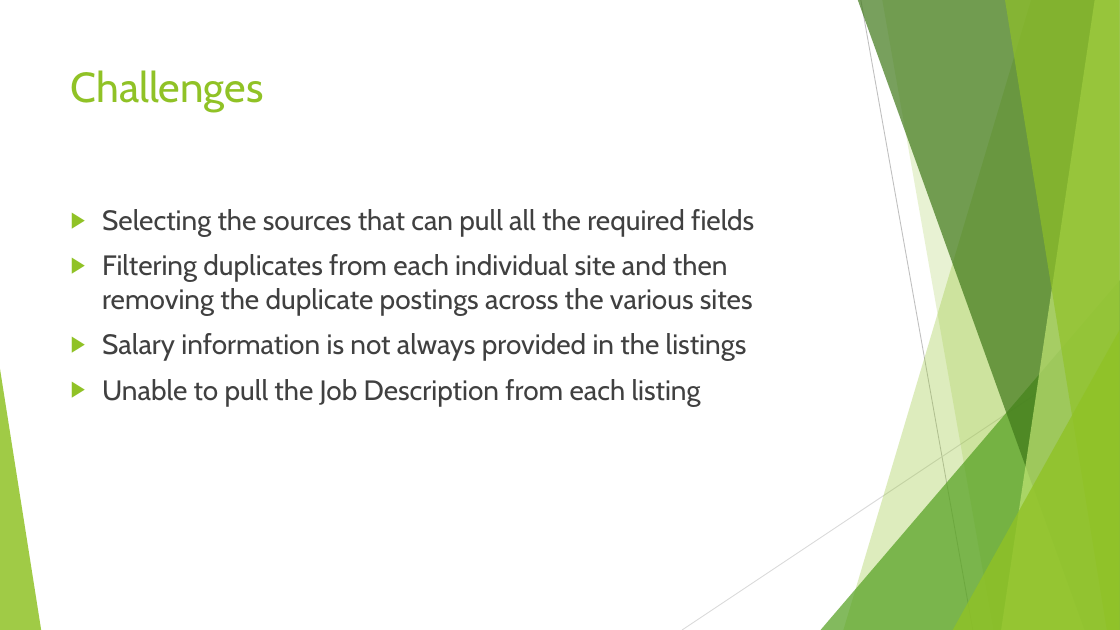
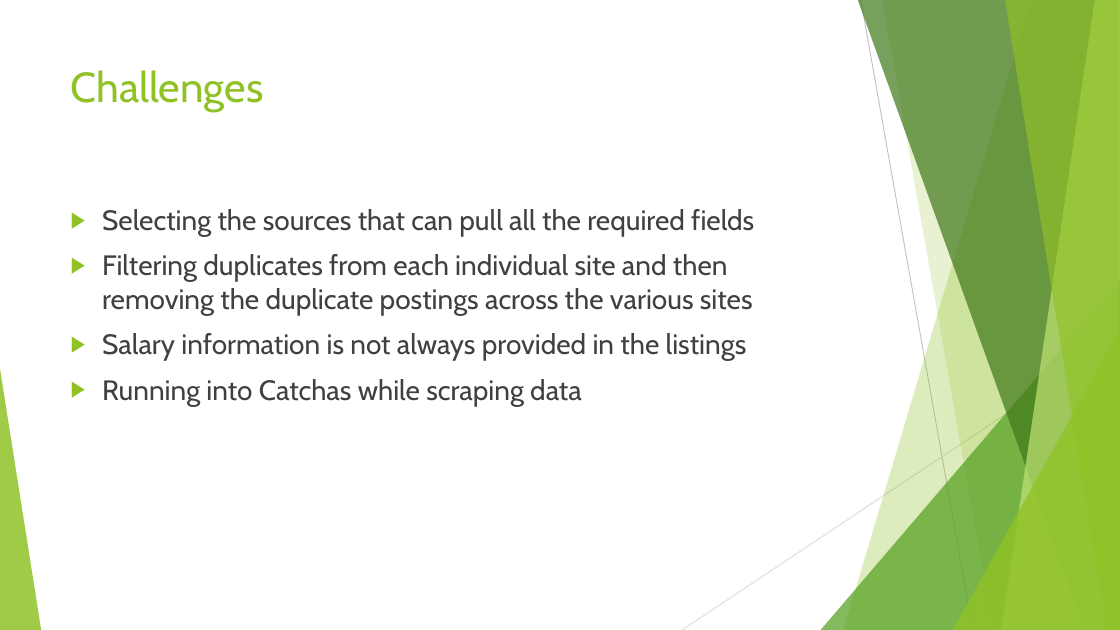
Before and after one commit to ChrNg404/Data_Science_ETL_Project, a slide deck: slide 6 of ETL Presentation.pptx. Drawn at 1120x630 pixels with LibreOffice and Linux fonts; fonts in the diff are those of the drawing. Boxes give left, top, right and bottom in pixels: in the first picture for what was removed or moved away, otherwise in the second. Text is boxed around its words. In the diff, an @@ line names an element or a change of style, - is before the commit and + after.

```diff
--- a/ETL Presentation.pptx
+++ b/ETL Presentation.pptx
@@ text at box(102, 379, 582, 406): text changed @@
-▶ Unable to pull the Job Description from each listing
+▶ Running into Catchas while scraping data
```
Also in this commit, not shown: 4 other slides changed, 2 slides added.
